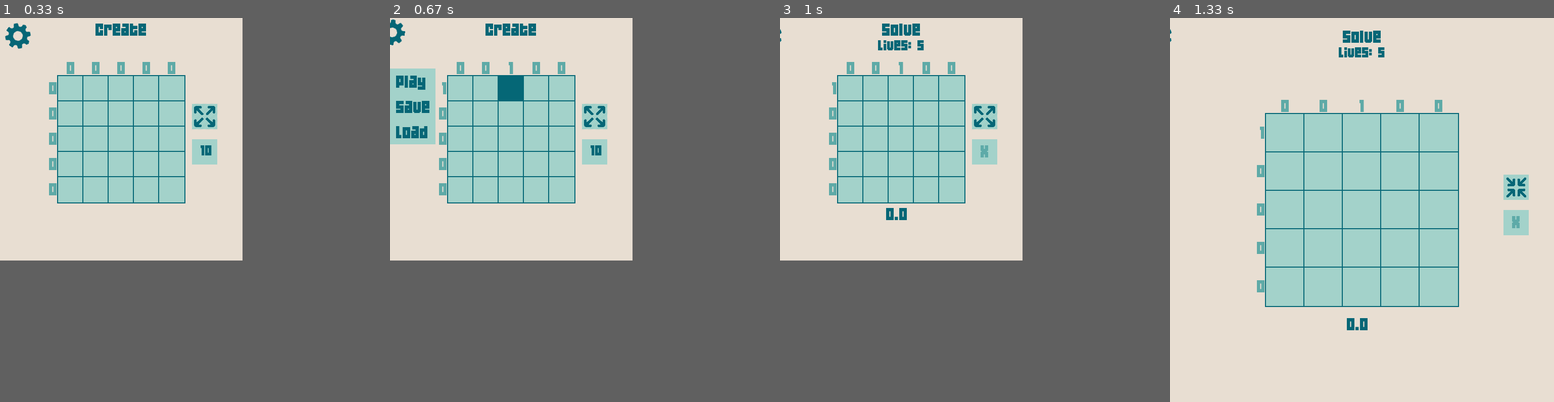
Above: before the commit, frames 1-4 (left to right).
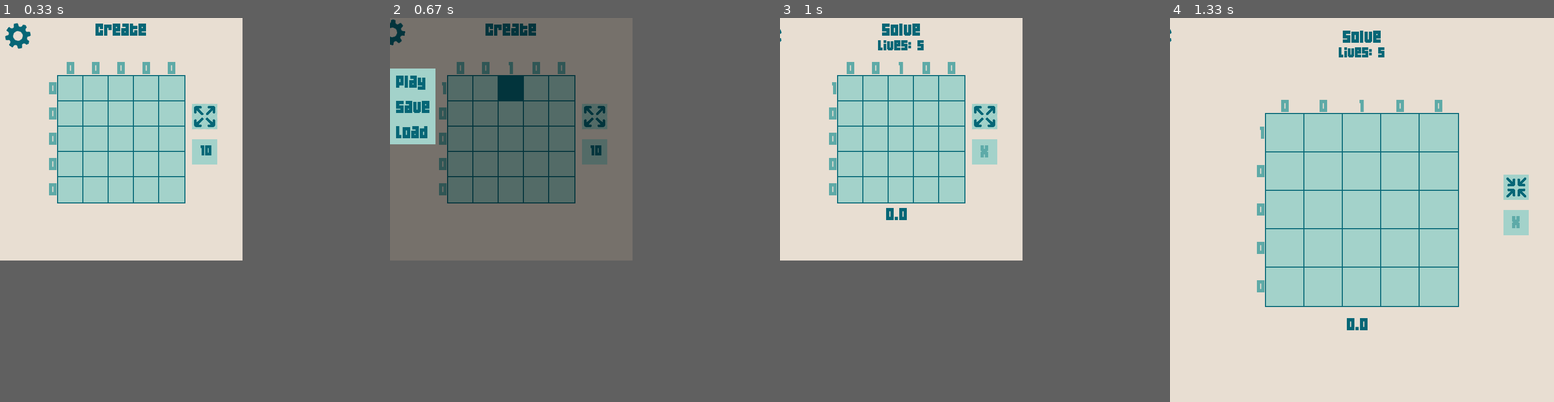
Above: after the commit, the same moments.

Repository: JoshuaHM-p4/pygame-picross
Game: pygame game, started from picross.py
Same seed, same stepped clock (60 frames per second), same inputs: the game is played once before the commit and once after it.
Inputs (mouse positions are in pixels of both pictures, inside the frame that each line leads up to):
- Up to frame 1 (0.33 s): no input
- Up to frame 2 (0.67 s): press the mouse at (405, 33) at 0.37 s; move the mouse to (451, 56) at 0.47 s; release the mouse at (501, 75) at 0.6 s
- Up to frame 3 (1 s): click "Play" at 0.72 s
- Up to frame 4 (1.33 s): press the mouse at (1373, 117) at 1.03 s; move the mouse to (1342, 144) at 1.13 s; release the mouse at (1312, 171) at 1.27 s

Frame 1 is identical in both runs. In frame 2, 38% of the frame differs, in the area x 0-64%, y 0-64%; in frame 3, nothing differs; in frame 4, nothing differs.

Commit message:
Minor change to picross and readme

Diff:
--- a/comparison_test.py
+++ /dev/null
@@ -1,40 +0,0 @@
-import  numpy as np
-from collections import Counter
-class node:
-    def __init__(self, node):
-        self.node = node
-
-    def __eq__(self, other_node):
-        return 'Wrong' if self.node == True and not other_node.node else self.node == other_node.node
-
-    def __repr__(self):
-        return str(int(self.node))
-
-class line:
-    def __init__(self, array):
-        self.array = np.array([node(i) for i in array])
-
-    def __eq__(self, other_array):
-        comparison = [p == h for p,h in zip(self.array, other_array.array)]
-        return(np.array(comparison, dtype = object))
-
-    def wrongs(self):
-        pass
-
-
-list1 = line([0,1,0,1,1]) # Player's Grid
-list2 = line([0,1,1,0,1]) # Hidden Grid to be guessed
-print(list1.array)
-print(list2.array)
-
-### comparison should be [True, True, False, (True, True), True]
-comparison = list1 == list2
-print(comparison, '\n')
-
-### count should be Counter({True: x, 'Wrong': y})
-count = Counter(comparison)
-# print(count)
-print(count.get('Wrong')) # can return None if 'Wrong' not in count
-
-### comparison.all() should be True if all of node's condition from comparison are true
-print(comparison.all())
--- a/picross.py
+++ b/picross.py
@@ -1,11 +1,84 @@
 import pygame, sys, os, random
 from collections import Counter
-
-
-author = 'JoshuaHM-p4'
-# WIP Checklist
-# Deleting Editing Levels
-# User Interface overhaul or rework
+GITHUB_AUTHOR = 'JoshuaHM-p4'
+
+##################################### General Setup #################################
+pygame.init()
+clock = pygame.time.Clock()
+
+from pixel import Pixel
+from grid import Grid
+import grids_manager
+
+# Game Screen Variables
+screen_width = 480
+screen_height = 480
+screen = pygame.display.set_mode((screen_width,screen_height))
+
+Pixel.screen = screen
+Grid.screen = screen
+
+pygame.display.set_caption("Pygame Picross")
+color_bg = (232, 222, 210)
+color_light = (163, 210, 202)
+color_mid = (94, 170, 168)
+color_dark = (5, 102, 118)
+location = os.getcwd()
+game_font =  pygame.font.Font(os.path.join(location,'resources','04B_19.TTF'),30)
+game_font_s =  pygame.font.Font(os.path.join(location,'resources','04B_19.TTF'),25)
+
+## Recolor Function ##
+def recolor_surface(surface, color):
+    """Fill all pixels of the surface with color, preserve transparency. Taken from StackOverflow """
+    w, h = surface.get_size()
+    r, g, b = color
+    for x in range(w):
+        for y in range(h):
+            a = surface.get_at((x, y))[3]
+            surface.set_at((x, y), pygame.Color(r, g, b, a))
+
+###### Button Variables #######
+cross_rect = pygame.Rect((screen_width-100,screen_height//2), (50,50))
+cross_active = game_font.render('x', True, color_dark)
+cross_inactive = game_font.render('x', True, color_mid)
+
+settings_hidden = pygame.Rect((0,0),(60,60))
+settings_surface = pygame.image.load(os.path.join(location, 'resources', 'icons','gear.png')).convert_alpha()
+settings_surface = pygame.transform.scale(settings_surface, (50,50))
+recolor_surface(settings_surface, color_dark)
+settings_rect = settings_surface.get_rect(topleft = (0,0))
+
+grid_size_rect = pygame.Rect((screen_width-100,screen_height//2), (50,50))
+grid_size5 = game_font_s.render('5', True, color_dark)
+grid_size10 = game_font_s.render('10', True, color_dark)
+
+resize_rect = pygame.Rect((screen_width-100,(screen_height//2 - 70)), (50,50))
+resize_icon_1 = pygame.image.load(os.path.join(location, 'resources', 'icons', 'resize-1.png')).convert_alpha()
+resize_icon_2 = pygame.image.load(os.path.join(location, 'resources', 'icons', 'resize-2.png')).convert_alpha()
+resize_icon_1 = pygame.transform.scale(resize_icon_1, (55,55))
+resize_icon_2 = pygame.transform.scale(resize_icon_2, (40,40))
+recolor_surface(resize_icon_1, color_dark)
+recolor_surface(resize_icon_2, color_dark)
+# text_1x = game_font_s.render('1x', True, color_bg)
+# text_2x = game_font_s.render('2x', True, color_bg)
+
+menu_background = pygame.Surface((screen_width, screen_height)).convert_alpha()
+menu_background.fill((0, 0, 0, 125))
+
+play_rect = pygame.Rect((0, 100), (90, 50))
+play_text = game_font.render('Play', True, color_dark)
+
+edit_rect = pygame.Rect((0, 100), (90, 50))
+edit_text = game_font.render('Edit', True, color_dark)
+
+save_rect = pygame.Rect((0, 150), (90, 50))
+save_text = game_font.render('Save', True, color_dark)
+
+create_rect = pygame.Rect((0, 150), (90, 50))
+create_text = game_font_s.render('Create', True, color_dark)
+
+load_rect = pygame.Rect((0, 200), (90, 50))
+load_text = game_font.render('Load', True, color_dark)
 
 def settings_animation(surface, pos):
     if settings_hidden.collidepoint(pos) and settings_rect.centerx <= 25:
@@ -13,7 +86,7 @@
     elif settings_rect.centerx >= -30:
         settings_rect.centerx -= 1
     surface = pygame.transform.rotozoom(surface, -settings_rect.centerx*5, 1)
-    # surface = pygame.transform.rotate(surface, -settings_rect.centerx*2)
+    # surface = pygame.transform.rotate(surface, -settings_rect.centerx*5)
     return surface
 
 def top_text(message: str):
@@ -44,7 +117,7 @@
     message_timer = 0
 
     cross = False
-    solving = False
+    timer_on = False
     start_time = 0
     passed_time = 0
     wrongs = 0
@@ -104,9 +177,8 @@
                         self.just_loaded = True
                         self.message_timer = 100
                         if self.player_grid.grid_states().any():
-                            self.solving = True
-                            if self.solving:
-                                self.start_time = pygame.time.get_ticks()
+                            self.timer_on = True
+                            self.start_time = pygame.time.get_ticks()
                 elif event.button == 4 and self.load_icons_visible: grids_manager.move_left()
                 elif event.button == 5 and self.load_icons_visible: grids_manager.move_right()
                 else:
@@ -124,15 +196,6 @@
         rows, columns = self.player_grid.getNumbers()
         self.player_grid.drawNumbers(rows, columns)
 
-        # < Options > #
-        rotated_surface = settings_animation(settings_surface, pos)
-        screen.blit(rotated_surface, settings_rect)
-
-        if self.menu_visible:
-            self.show_Menu()
-        if self.load_icons_visible:
-            grids_manager.show_grid_icons(screen)
-
         # < Toggle Scale Button > #
         pygame.draw.rect(screen, color_light, resize_rect)
         if not self.resized:
@@ -146,6 +209,16 @@
             screen.blit(grid_size5, (grid_size_rect.x + 17, grid_size_rect.y + 10))
         else:
             screen.blit(grid_size10, (grid_size_rect.x + 17, grid_size_rect.y + 10))
+
+        # < Menu > #
+        rotated_surface = settings_animation(settings_surface, pos)
+        screen.blit(rotated_surface, settings_rect)
+
+        if self.menu_visible:
+            screen.blit(menu_background, menu_background.get_rect(topleft = (0,0)))
+            self.show_Menu()
+        if self.load_icons_visible:
+            grids_manager.show_grid_icons(screen)
 
         # < Message > #
         if self.message_timer >= 1:
@@ -177,10 +250,10 @@
                 if resize_rect.collidepoint(pos):
                     self.resized = not self.resized
                     self.resize_everything()
-                if self.solving:
+                if self.timer_on:
                     if not self.cross:
                         self.player_grid.change_pixel(pos,'fill')
-                    if self.cross:
+                    else:
                         self.player_grid.change_pixel(pos, 'cross')
             if event.type == pygame.MOUSEBUTTONDOWN:
                 if event.button == 1:
@@ -208,15 +281,14 @@
                         self.player_grid.reposition_grid()
                         self.just_loaded = True
                         self.message_timer = 100
-                        self.solving = True
-                        if self.solving:
-                            self.start_time = pygame.time.get_ticks()
+                        self.timer_on = True
+                        self.start_time = pygame.time.get_ticks()
                 elif event.button == 4 and self.load_icons_visible: grids_manager.move_left()
                 elif event.button == 5 and self.load_icons_visible: grids_manager.move_right()
                 else:
                     self.menu_visible = False
                     self.load_icons_visible = False
-            if self.cross and pygame.mouse.get_pressed()[2] and self.solving:
+            if self.cross and pygame.mouse.get_pressed()[2] and self.timer_on:
                 self.player_grid.change_pixel(pos,'uncross')
 
 
@@ -228,15 +300,6 @@
         self.player_grid.draw()
         rows, columns = self.hidden_grid.getNumbers()
         self.player_grid.drawNumbers(rows, columns)
-
-        # < Options Menu > #
-        rotated_surface = settings_animation(settings_surface, pos)
-        screen.blit(rotated_surface, settings_rect)
-
-        if self.menu_visible:
-            self.show_Menu()
-        if self.load_icons_visible:
-            grids_manager.show_grid_icons(screen)
 
         # < Cross Button > #
         pygame.draw.rect(screen, color_light, cross_rect)
@@ -261,9 +324,9 @@
             self.just_loaded = False
 
         # < Timer > #
-        if self.solving:
+        if self.timer_on:
             self.passed_time = pygame.time.get_ticks() - self.start_time
-        status_color = color_light if self.solving else color_dark
+        status_color = color_light if self.timer_on else color_dark
         time_text = game_font.render(str(self.passed_time/1000), True, status_color)
         screen.blit(time_text, (screen_width//2 -30, int(screen_height* 0.78)))
 
@@ -283,13 +346,23 @@
         life_count(lives, render_offset)
 
         if comparison.all() or lives <= 0: # Lose
-            self.solving = False
+            self.timer_on = False
+
+        # < Options Menu > #
+        rotated_surface = settings_animation(settings_surface, pos)
+        screen.blit(rotated_surface, settings_rect)
+
+        if self.menu_visible:
+            screen.blit(menu_background, menu_background.get_rect(topleft = (0,0)))
+            self.show_Menu()
+        if self.load_icons_visible:
+            grids_manager.show_grid_icons(screen)
 
         pygame.display.update()
         #########################################################################
 
     def resize_everything(self):
-        global screen, screen_height, screen_width, cross_rect, resize_rect, grid_size_rect
+        global screen, screen_height, screen_width, cross_rect, resize_rect, grid_size_rect, menu_background
         ## Main Display Screen Resize ##
         if self.resized:
             screen_width = 760
@@ -299,6 +372,8 @@
             screen_width = 480
             screen_height = 480
             screen = pygame.display.set_mode((screen_width, screen_height))
+        menu_background = pygame.Surface((screen_width, screen_height)).convert_alpha()
+        menu_background.fill((0, 0, 0, 125))
 
         ## Screen Elements Resize ##
         self.player_grid.change_size(self.grid_is_10x10, self.resized)
@@ -334,86 +409,6 @@
             pygame.draw.rect(screen, color_light, load_rect)
             screen.blit(load_text, (load_rect.x + 12, load_rect.y + 12))
 
-
-def recolor_surface(surface, color):
-    """Fill all pixels of the surface with color, preserve transparency. Taken from StackOverflow """
-    w, h = surface.get_size()
-    r, g, b = color
-    for x in range(w):
-        for y in range(h):
-            a = surface.get_at((x, y))[3]
-            surface.set_at((x, y), pygame.Color(r, g, b, a))
-
-
-##################################### General Setup #################################
-pygame.init()
-clock = pygame.time.Clock()
-
-from pixel import Pixel
-from grid import Grid
-import grids_manager
-
-# Game Screen Variables
-screen_width = 480
-screen_height = 480
-screen = pygame.display.set_mode((screen_width,screen_height))
-# pygame.display.set_icon(icon)
-
-
-Pixel.screen = screen
-Grid.screen = screen
-
-pygame.display.set_caption("Pygame Picross")
-color_bg = (232, 222, 210)
-color_light = (163, 210, 202)
-color_mid = (94, 170, 168)
-color_dark = (5, 102, 118)
-location = os.getcwd()
-game_font =  pygame.font.Font(os.path.join(location,'resources','04B_19.TTF'),30)
-game_font_s =  pygame.font.Font(os.path.join(location,'resources','04B_19.TTF'),25)
-
-###### Button Variables #######
-cross_rect = pygame.Rect((screen_width-100,screen_height//2), (50,50))
-cross_active = game_font.render('x', True, color_dark)
-cross_inactive = game_font.render('x', True, color_mid)
-
-settings_hidden = pygame.Rect((0,0),(60,60))
-settings_surface = pygame.image.load(os.path.join(location, 'resources', 'icons','gear.png')).convert_alpha()
-settings_surface = pygame.transform.scale(settings_surface, (50,50))
-recolor_surface(settings_surface, color_dark)
-settings_rect = settings_surface.get_rect(topleft = (0,0))
-
-grid_size_rect = pygame.Rect((screen_width-100,screen_height//2), (50,50))
-grid_size5 = game_font_s.render('5', True, color_dark)
-grid_size10 = game_font_s.render('10', True, color_dark)
-
-resize_rect = pygame.Rect((screen_width-100,(screen_height//2 - 70)), (50,50))
-resize_icon_1 = pygame.image.load(os.path.join(location, 'resources', 'icons', 'resize-1.png')).convert_alpha()
-resize_icon_2 = pygame.image.load(os.path.join(location, 'resources', 'icons', 'resize-2.png')).convert_alpha()
-resize_icon_1 = pygame.transform.scale(resize_icon_1, (55,55))
-resize_icon_2 = pygame.transform.scale(resize_icon_2, (40,40))
-recolor_surface(resize_icon_1, color_dark)
-recolor_surface(resize_icon_2, color_dark)
-# text_1x = game_font_s.render('1x', True, color_bg)
-# text_2x = game_font_s.render('2x', True, color_bg)
-
-play_rect = pygame.Rect((0, 100), (90, 50))
-play_text = game_font.render('Play', True, color_dark)
-
-edit_rect = pygame.Rect((0, 100), (90, 50))
-edit_text = game_font.render('Edit', True, color_dark)
-
-save_rect = pygame.Rect((0, 150), (90, 50))
-save_text = game_font.render('Save', True, color_dark)
-
-create_rect = pygame.Rect((0, 150), (90, 50))
-create_text = game_font_s.render('Create', True, color_dark)
-
-load_rect = pygame.Rect((0, 200), (90, 50))
-load_text = game_font.render('Load', True, color_dark)
-
-
-
 ############################### < MAIN GAME LOOP > ####################################
 game_state = GameState()
 while True:
Not shown, changed: README.md
